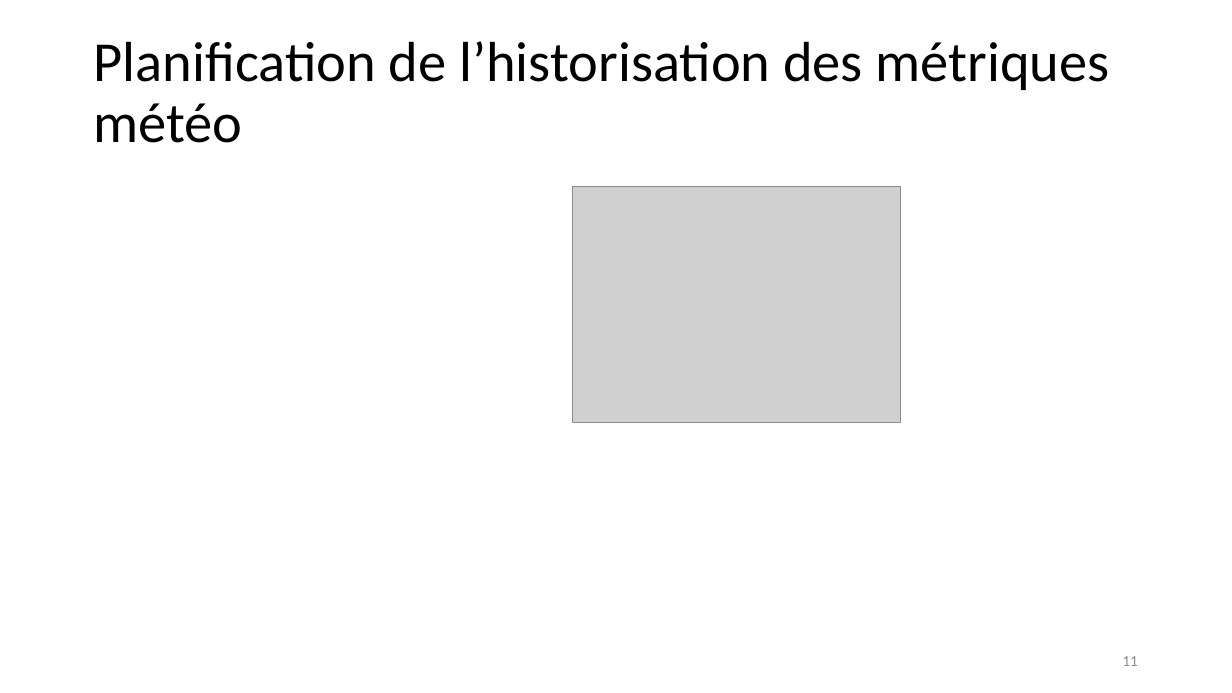
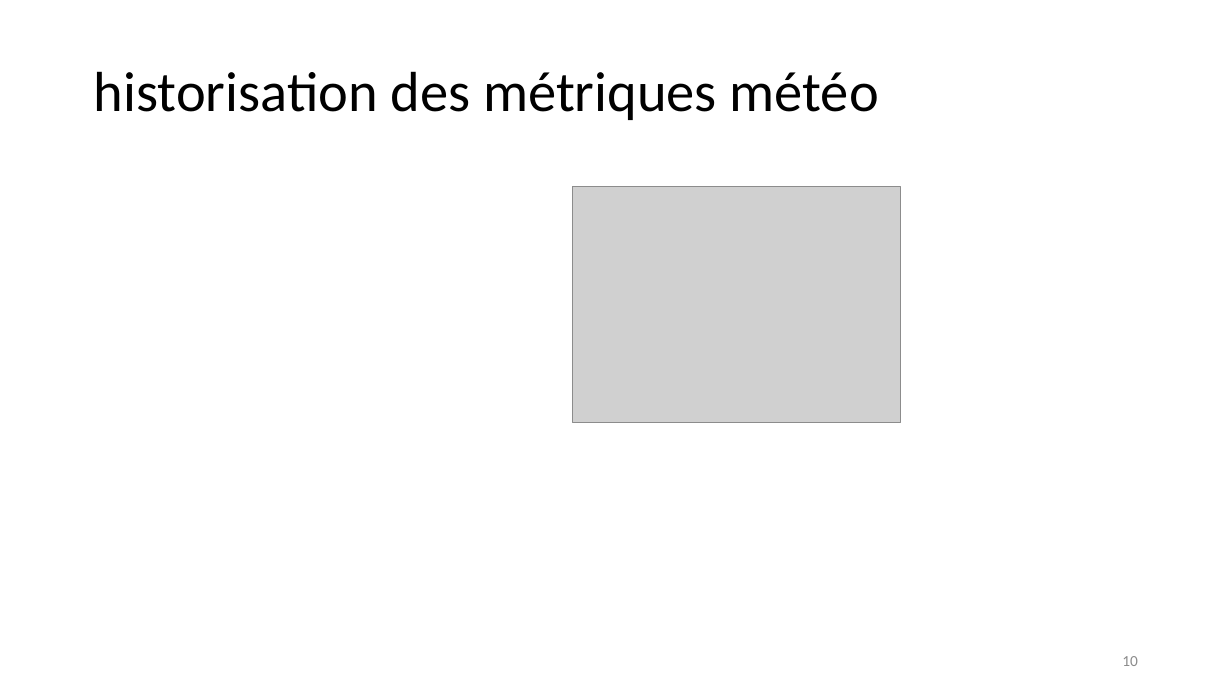
Before and after one commit to jeromelane/WeatherCheckingRpi, a slide deck: slide 10 of weathercheckingrpi/doc/Presentations/projet_meteo_JL_KG_24042019v3.pptx (slide 11 before the commit). Drawn at 1232x693 pixels with LibreOffice and Linux fonts; fonts in the diff are those of the drawing; grey boxes stand for pictures. Boxes give left, top, right and bottom in pixels: in the first picture for what was removed or moved away, otherwise in the second. Text is boxed around its words. In the diff, an @@ line names an element or a change of style, - is before the commit and + after.

```diff
--- a/weathercheckingrpi/doc/Presentations/projet_meteo_JL_KG_24042019v3.pptx
+++ b/weathercheckingrpi/doc/Presentations/projet_meteo_JL_KG_24042019v3.pptx
@@ text at (x1=94, y1=71, x2=879, y2=120): text changed @@
-Planification de l’historisation des métriques météo
+historisation des métriques météo
@@ page number at (x1=1122, y1=656, x2=1138, y2=666): text changed @@
-11
+10
```
Also in this commit, not shown: 3 other slides changed, 1 slide added, 38 other files.
